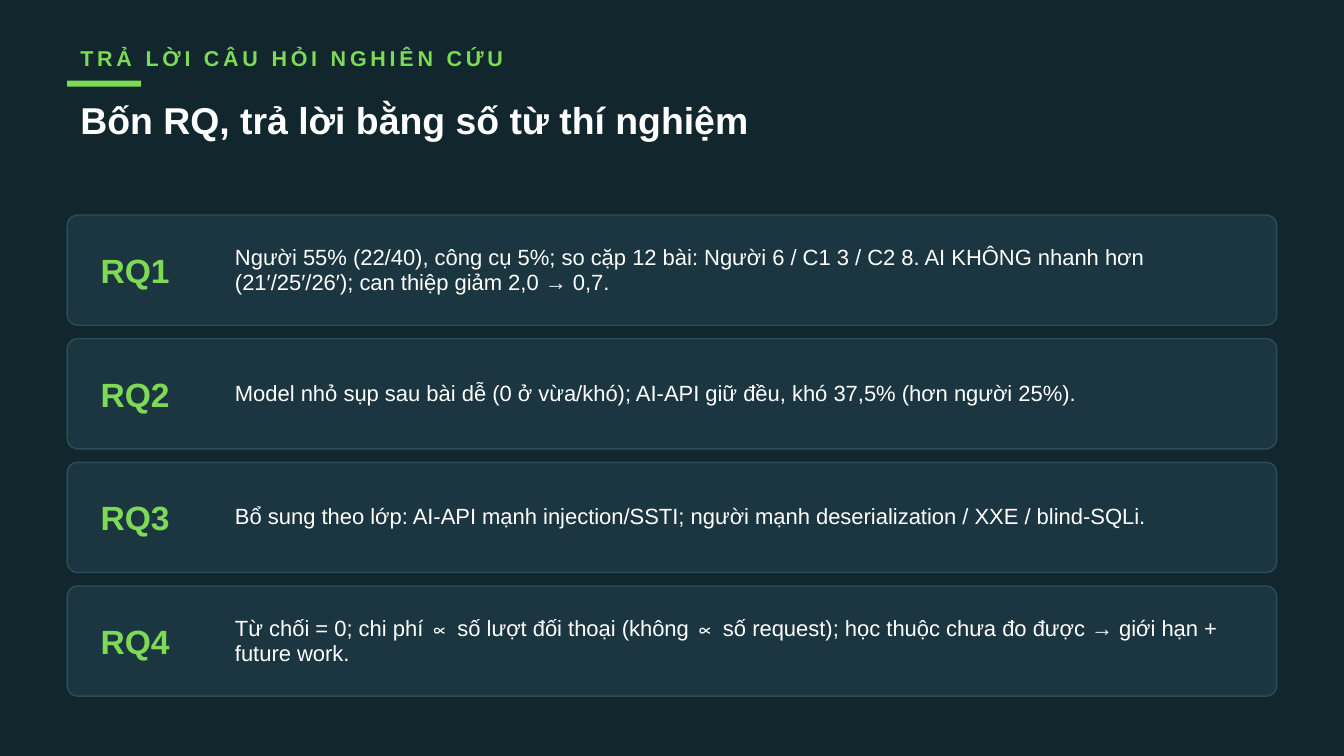
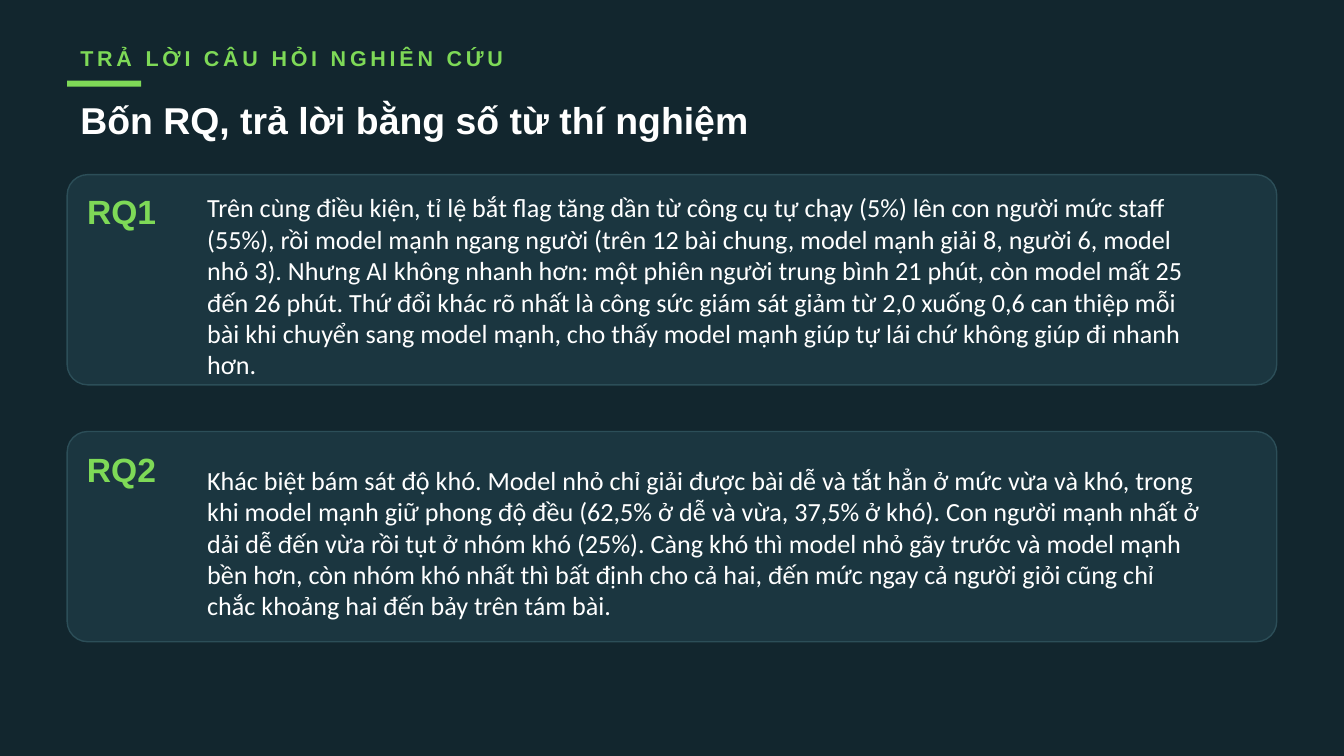
Before and after one commit to VuNguyenBinh/KLTN-FA26, a slide deck: slide 17 of Slide/KTLN_slide.pptx. Drawn at 1344x756 pixels with LibreOffice and Linux fonts; fonts in the diff are those of the drawing. Boxes give left, top, right and bottom in pixels: in the first picture for what was removed or moved away, otherwise in the second. Text is boxed around its words. In the diff, an @@ line names an element or a change of style, - is before the commit and + after.

```diff
--- a/Slide/KTLN_slide.pptx
+++ b/Slide/KTLN_slide.pptx
@@ rounded rectangle: place and size @@
-rounded rectangle at <box>67,215,1277,325</box>
+rounded rectangle at <box>67,175,1277,384</box>
@@ text "RQ1": place and size @@
-text "RQ1" at <box>101,259,170,289</box>
+text "RQ1" at <box>87,200,156,230</box>
@@ text at <box>207,196,1182,374</box>: text changed; size 11.8 to 14 pt; font Arial to Calibri @@
-Người 55% (22/40), công cụ 5%; so cặp 12 bài: Người 6 / C1 3 / C2 8. AI KHÔNG nhanh hơn (21′/25′/26′); can thiệp giảm 2,0 → 0,7.
+Trên cùng điều kiện, tỉ lệ bắt flag tăng dần từ công cụ tự chạy (5%) lên con người mức staff (55%), rồi model mạnh ngang người (trên 12 bài chung, model mạnh giải 8, người 6, model nhỏ 3). Nhưng AI không nhanh hơn: một phiên người trung bình 21 phút, còn model mất 25 đến 26 phút. Thứ đổi khác rõ nhất là công sức giám sát giảm từ 2,0 xuống 0,6 can thiệp mỗi bài khi chuyển sang model mạnh, cho thấy model mạnh giúp tự lái chứ không giúp đi nhanh hơn.
@@ rounded rectangle removed at <box>67,339,1277,449</box> @@
@@ text removed at <box>235,383,1075,406</box> @@
-Model nhỏ sụp sau bài dễ (0 ở vừa/khó); AI-API giữ đều, khó 37,5% (hơn người 25%).
@@ rounded rectangle: place and size @@
-rounded rectangle at <box>67,462,1277,573</box>
+rounded rectangle at <box>67,431,1277,641</box>
@@ text "RQ2": place and size @@
-text "RQ2" at <box>101,383,170,413</box>
+text "RQ2" at <box>87,458,156,488</box>
@@ text "RQ2" at <box>87,458,156,488</box>: vertical alignment middle to top @@
@@ text added at <box>207,469,1199,620</box>, 14 pt, text #FFFFFF @@
+Khác biệt bám sát độ khó. Model nhỏ chỉ giải được bài dễ và tắt hẳn ở mức vừa và khó, trong khi model mạnh giữ phong độ đều (62,5% ở dễ và vừa, 37,5% ở khó). Con người mạnh nhất ở dải dễ đến vừa rồi tụt ở nhóm khó (25%). Càng khó thì model nhỏ gãy trước và model mạnh bền hơn, còn nhóm khó nhất thì bất định cho cả hai, đến mức ngay cả người giỏi cũng chỉ chắc khoảng hai đến bảy trên tám bài.
@@ text removed at <box>101,506,170,537</box> @@
-RQ3
@@ text removed at <box>235,507,1146,529</box> @@
-Bổ sung theo lớp: AI-API mạnh injection/SSTI; người mạnh deserialization / XXE / blind-SQLi.
@@ rounded rectangle removed at <box>67,586,1277,696</box> @@
@@ text removed at <box>235,619,1199,662</box> @@
-Từ chối = 0; chi phí ∝ số lượt đối thoại (không ∝ số request); học thuộc chưa đo được → giới hạn + future work.
@@ text removed at <box>101,630,170,660</box> @@
-RQ4
```
Also in this commit, not shown: 15 other slides changed, 1 slide added.
